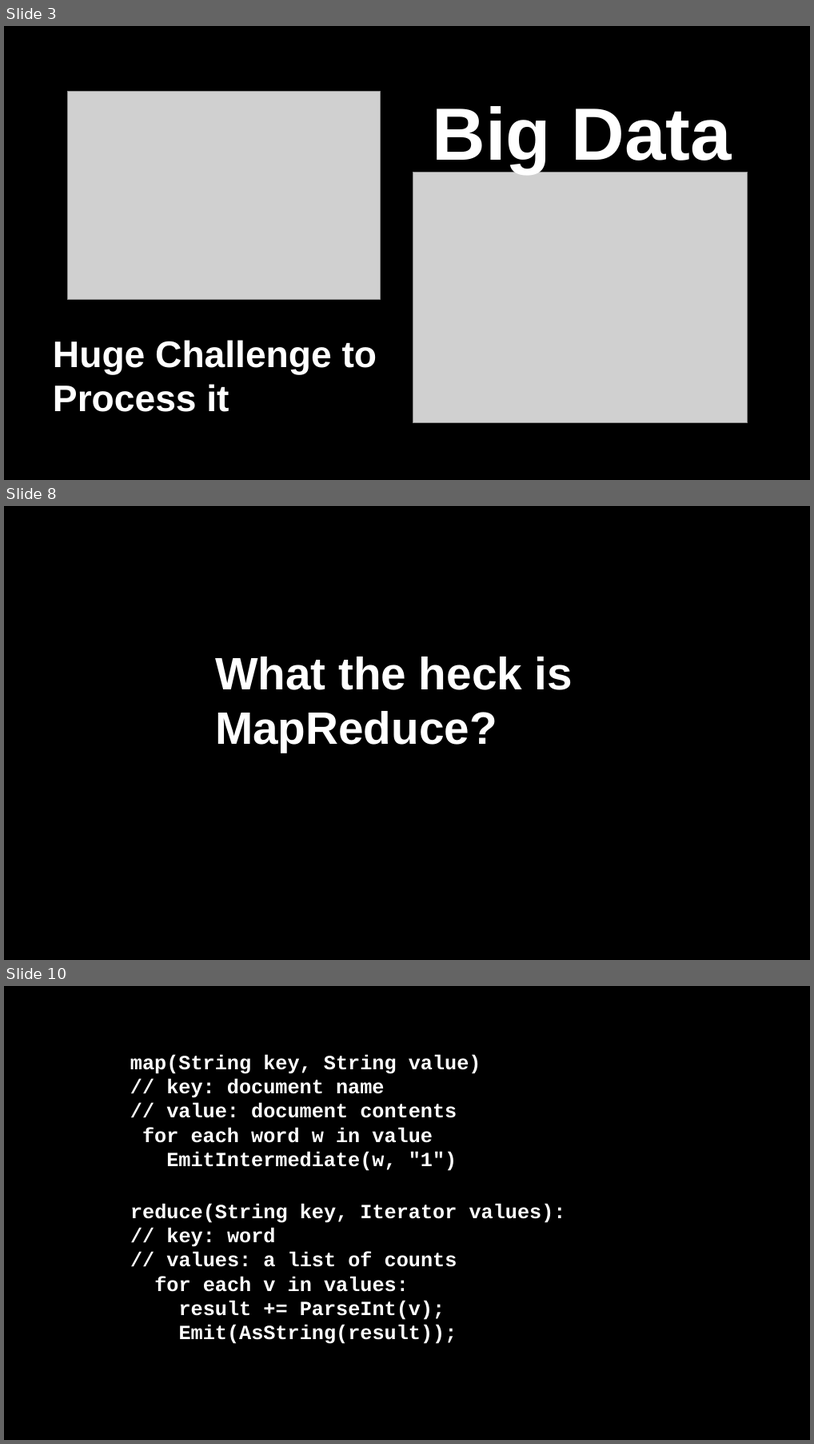
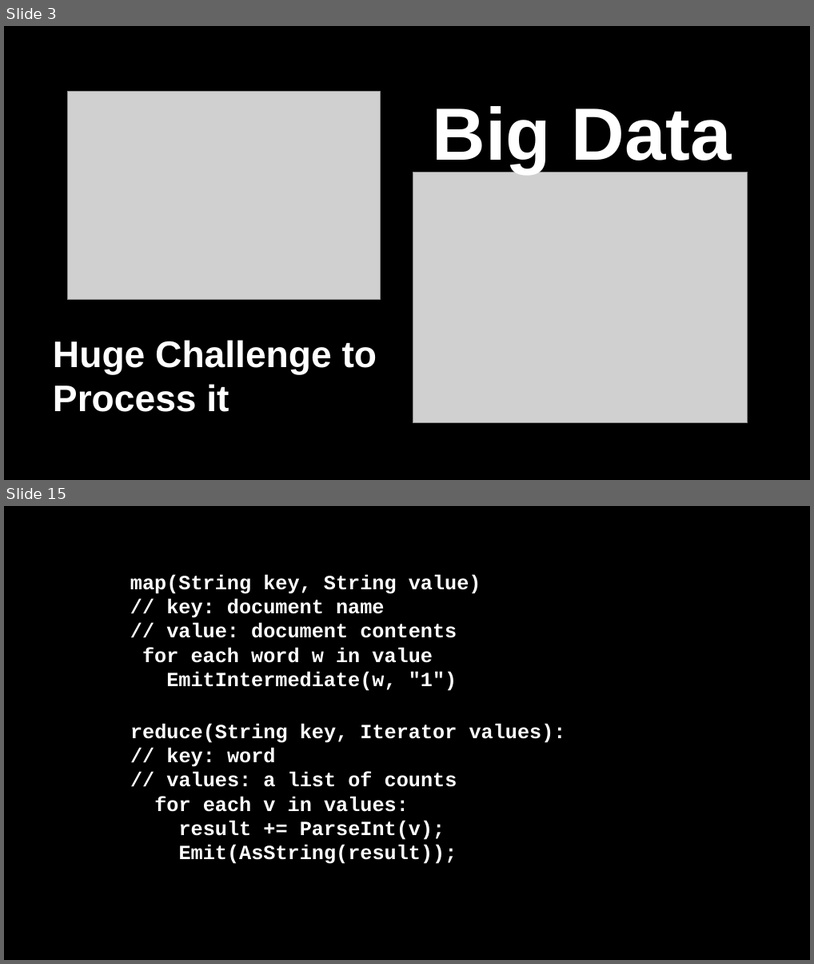
Before and after one commit to kisan101/presentation-on-MapReduce, a slide deck: map_reduce.pptx. Shown one above the other, each under a label of ours: slides 3, 8 and 10 before the commit, slides 3 and 15 after it; the slides between them are not shown. The pictures are 814x1444 and 814x964 pixels, drawn with LibreOffice and Linux fonts; fonts in the diff are those of the drawing; grey boxes stand for pictures. Boxes give left, top, right and bottom in pixels: in the first picture for what was removed or moved away, otherwise in the second. Text is boxed around its words. In the diff, an @@ line names an element or a change of style, - is before the commit and + after.

```diff
--- a/map_reduce.pptx
+++ b/map_reduce.pptx
@@ slide 8 removed at <box>4,506,810,960</box>, background #000000 @@
@@ text removed at <box>215,656,573,752</box> @@
-What the heck is MapReduce?
@@ what was slide 10 is now slide 15 @@
```
Also in this commit, not shown: 1 slide changed, 13 slides added, 6 other slides removed.
